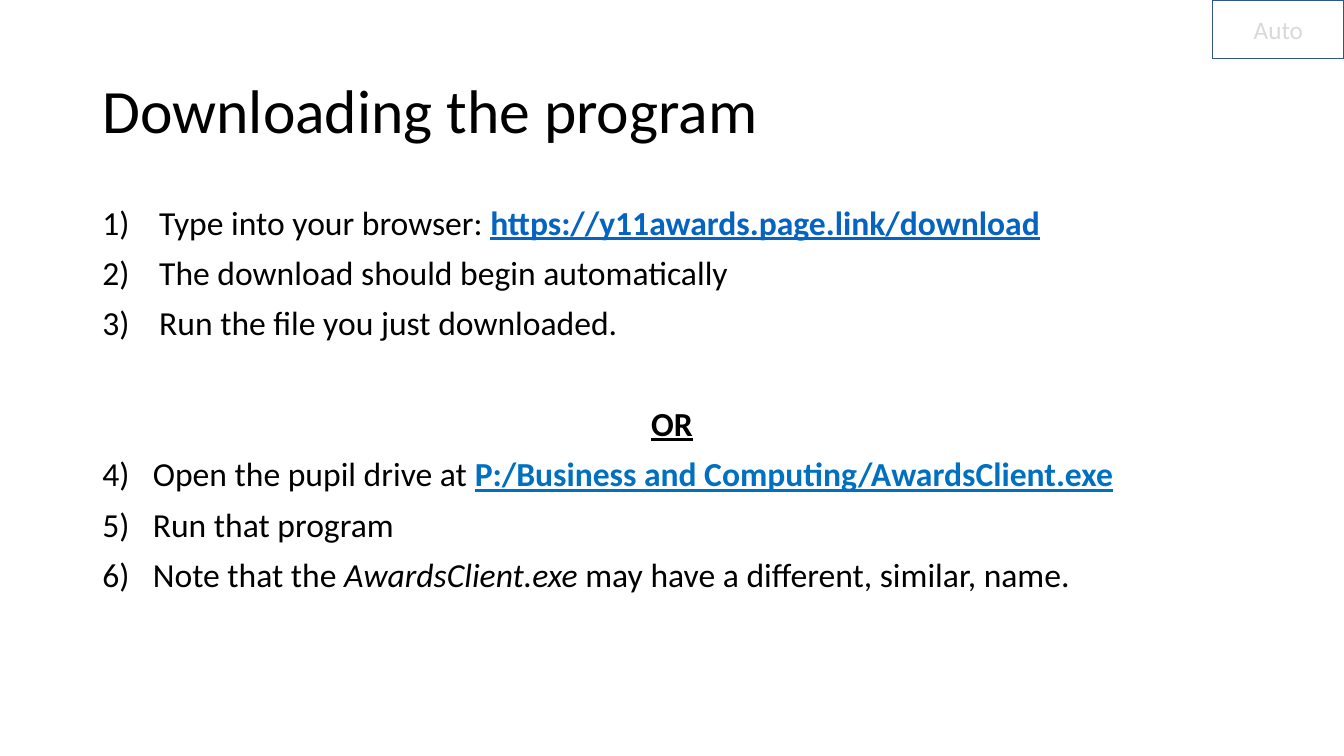
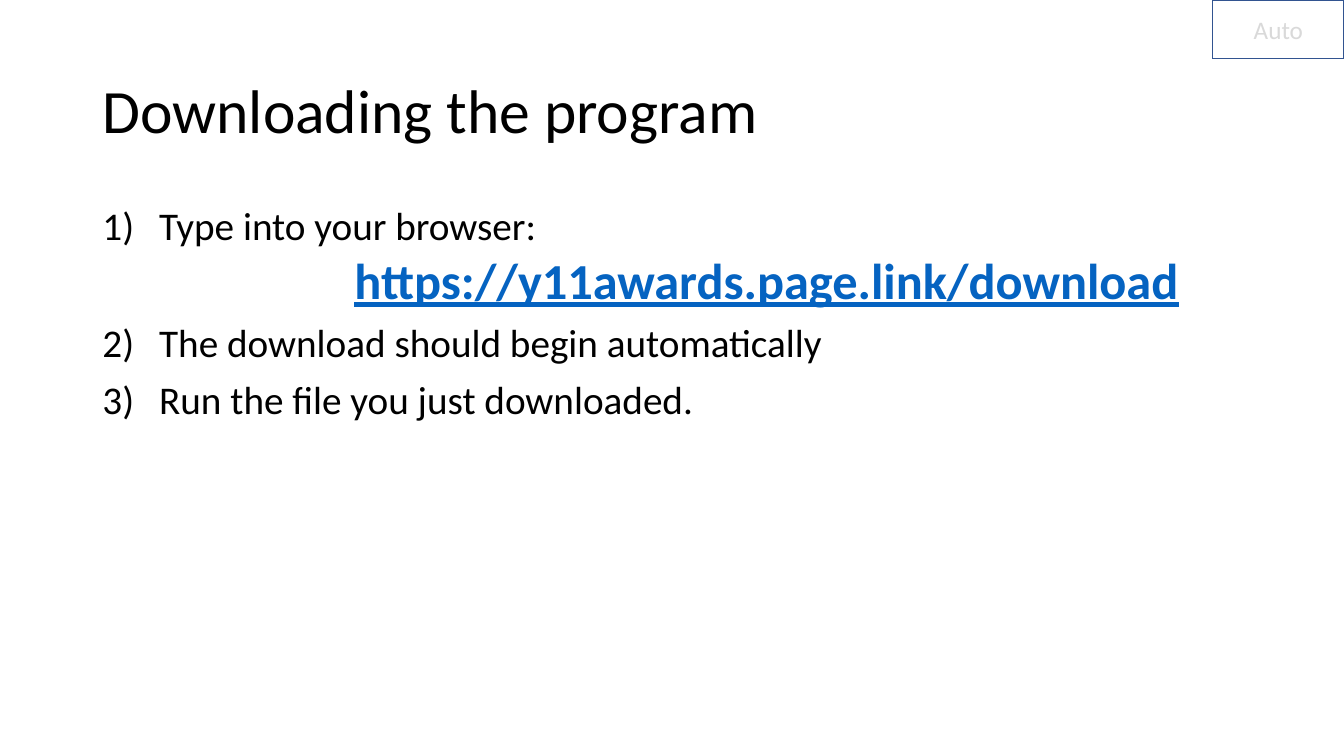
Before and after one commit to TheGrandCoding/awardsserver, a slide deck: slide 2 of TestPPT.pptx. Drawn at 1344x756 pixels with LibreOffice and Linux fonts; fonts in the diff are those of the drawing. Boxes give left, top, right and bottom in pixels: in the first picture for what was removed or moved away, otherwise in the second. Text is boxed around its words. In the diff, an @@ line names an element or a change of style, - is before the commit and + after.

Commit message:
Refer to link

```diff
--- a/TestPPT.pptx
+++ b/TestPPT.pptx
@@ text at bbox=[159, 212, 1178, 308]: text changed; size 24 to 36 pt @@
-1) Type into your browser: https://y11awards.page.link/download
+1) Type into your browser:
+  https://y11awards.page.link/download
@@ text at bbox=[159, 329, 822, 421]: size 24 to 28 pt in "The download should begin automatically", "Run the file you just downloaded." @@
@@ text at bbox=[153, 414, 1113, 593]: paragraphs removed @@
-OR
-1) Open the pupil drive at P:/Business and Computing/AwardsClient.exe
-2) Run that program
-3) Note that the AwardsClient.exe may have a different, similar, name.
```
Also in this commit, not shown: 1 other slide changed.
